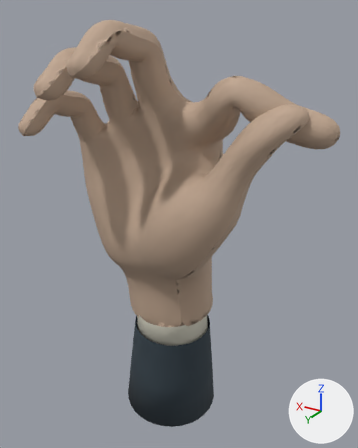
Renders of the glTF model src/assets/hand-payment.glb from each side of a commit.
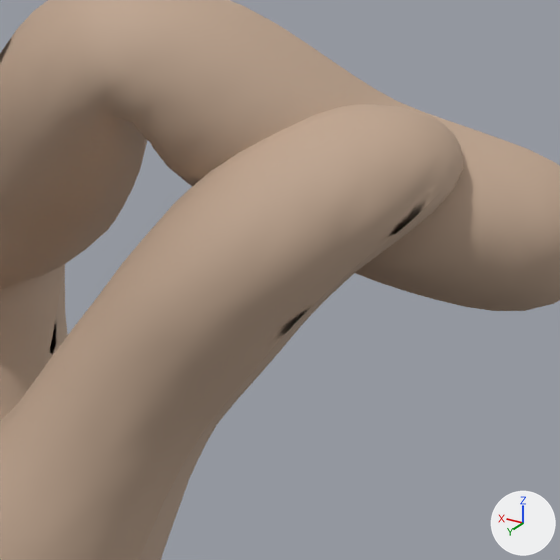
Old and new are each drawn whole from a camera (50 mm lens) standing at (-0.0621, 0.2048, 0.1272) and looking at (0.0606, 0.0003, 0.025) and again close up on the part from 58% to 92% of the width and 18% to 45% of the height. Arrows for +X, +Y and +Z are at lower right; the lights stay in place. The first two pictures are the older version. Vertices at exactly the same position are counted once.

The first close-up shows 'webxr-payment-skin'.
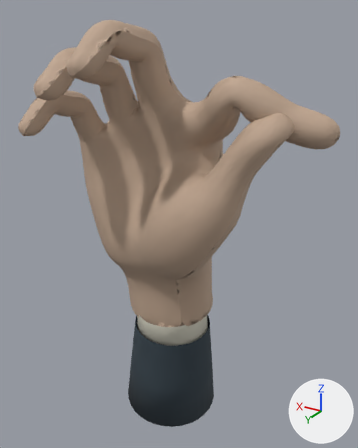
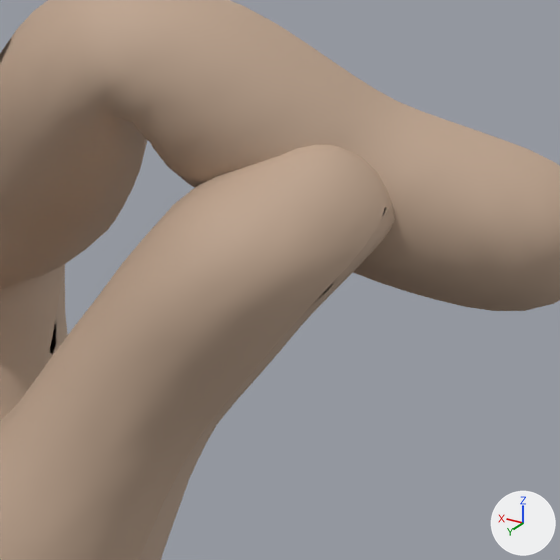
Pixel boxes (x1, y1, x2, y2) of what changed, in the close-ups (560 x 560 px; the box of a moved part takes in the faces that stretch with it):
part 1 of me_mesh_002, moved or reshaped: before (189, 96, 464, 320); after (191, 136, 405, 355)

The edits, one by one:
me_mesh_002 is used by ob_webxr_payment_skin; location (0.0, 0.0, 0.0).
me_mesh_002 had 7235 vertices, 13884 faces and spanned x -0.017..0.119, y -0.034..0.058, z -0.042..0.124.
me_mesh_002 now has 7233 vertices, 13884 faces and spans x -0.017..0.119, y -0.034..0.058, z -0.042..0.124.
me_mesh_002 part 1: 196 vertices moved from x -0.006..0.014, y 0.007..0.027, z 0.08..0.094 to x -0.001..0.013, y 0.008..0.026, z 0.08..0.09; 73 vertices removed from x -0.006..0.012, y 0.007..0.022, z 0.076..0.094; 71 vertices added at x -0.001..0.01, y 0.008..0.022, z 0.076..0.091.
